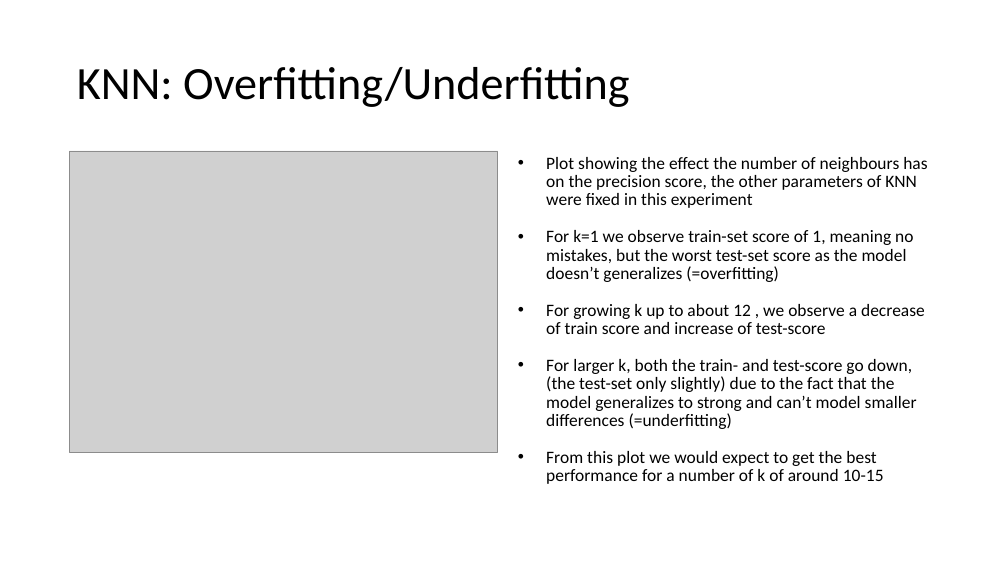
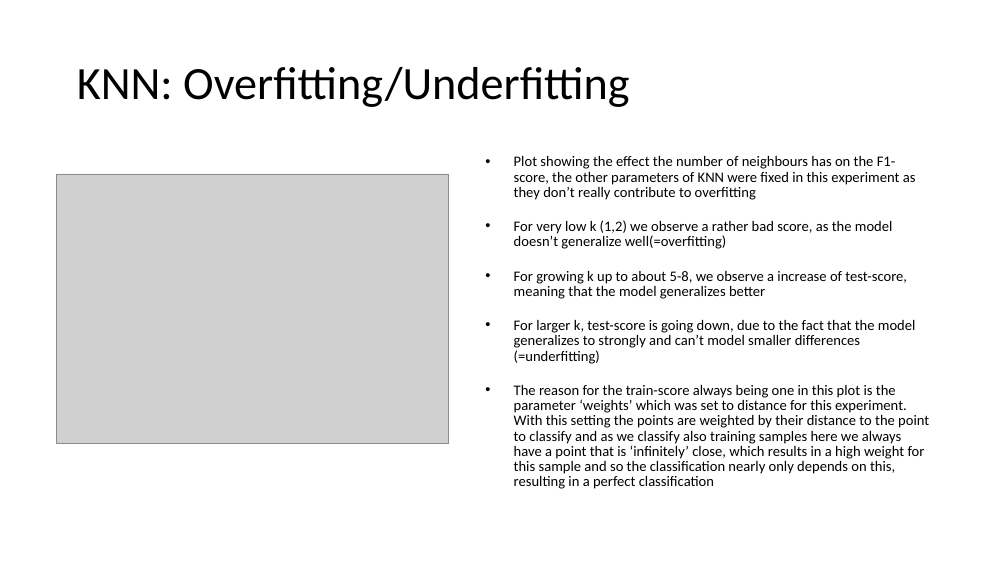
Before and after one commit to sandroassek/SS23_UE_MLPC, a slide deck: slide 11 of Task_3_1.pptx. Drawn at 1008x567 pixels with LibreOffice and Linux fonts; fonts in the diff are those of the drawing; grey boxes stand for pictures. Boxes give left, top, right and bottom in pixels: in the first picture for what was removed or moved away, otherwise in the second. Text is boxed around its words. In the diff, an @@ line names an element or a change of style, - is before the commit and + after.

```diff
--- a/Task_3_1.pptx
+++ b/Task_3_1.pptx
@@ picture: place and size @@
-picture at [70, 151, 498, 452]
+picture at [56, 174, 448, 443]
@@ text at [514, 156, 929, 489]: text changed; size 16.6 to 13.9 pt @@
-• Plot showing the effect the number of neighbours has on the precision score, the other parameters of KNN were fixed in this experiment
-• For k=1 we observe train-set score of 1, meaning no mistakes, but the worst test-set score as the model doesn’t generalizes (=overfitting)
-• For growing k up to about 12 , we observe a decrease of train score and increase of test-score
-• For larger k, both the train- and test-score go down, (the test-set only slightly) due to the fact that the model generalizes to strong and can’t model smaller differences (=underfitting)
-• From this plot we would expect to get the best performance for a number of k of around 10-15
+• Plot showing the effect the number of neighbours has on the F1-score, the other parameters of KNN were fixed in this experiment as they don’t really contribute to overfitting
+• For very low k (1,2) we observe a rather bad score, as the model doesn’t generalize well(=overfitting)
+• For growing k up to about 5-8, we observe a increase of test-score, meaning that the model generalizes better
+• For larger k, test-score is going down, due to the fact that the model generalizes to strongly and can’t model smaller differences (=underfitting)
+• The reason for the train-score always being one in this plot is the parameter ‘weights’ which was set to distance for this experiment. With this setting the points are weighted by their distance to the point to classify and as we classify also training samples here we always have a point that is ‘infinitely’ close, which results in a high weight for this sample and so the classification nearly only depends on this, resulting in a perfect classification
```
